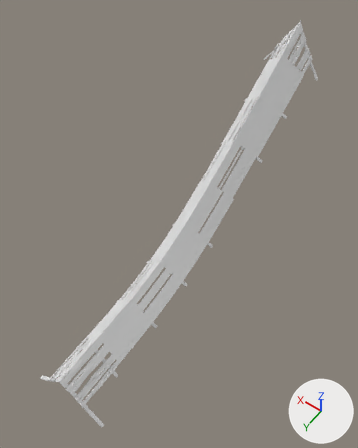
Before and after pictures for a commit that changed the FBX model csgo_addons/surf_castle/models/ramps/four_tower/four_tower.fbx.
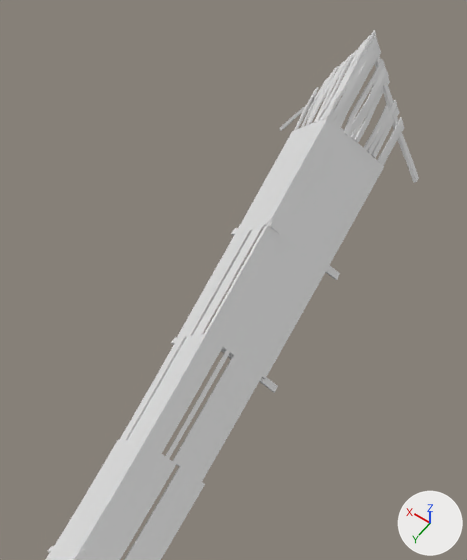
The first picture shows the older version from a 50 mm lens placed at (-14.0, 5.4, 33.6), pointed at (0.0, -14.1, 2.9). The close-ups show both versions on the part from 43% to 94% of the width and 2% to 51% of the height of that picture. The axes (+X, +Y, +Z) are drawn at lower right. The lights are the same throughout.

The first close-up shows 'lev_ramp.034', 'lev_ramp.039'.
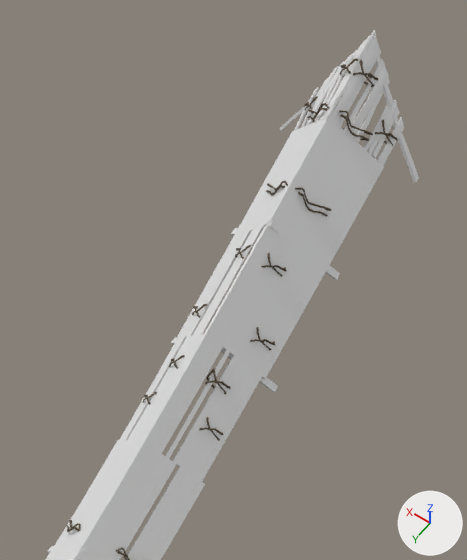
Boxes [x1, y1, x2, y2] around the edits, measured in the close-ups (467 x 560 px):
'Cylinder.029', added: after [116, 59, 398, 560]
'Cylinder.012', added: after [67, 58, 358, 532]

What the commit changed:
Picture 'ulztacqs_2K_Roughness.jpg' (img_ulztacqs_2k_roughness_jpg) is new.
Picture 'ulztacqs_2K_Albedo.jpg' (img_ulztacqs_2k_albedo_jpg) is new.
Material 'Rope' (mat_rope) is new.
Uses the picture img_ulztacqs_2k_albedo_jpg.
Uses the picture img_ulztacqs_2k_roughness_jpg.
Mesh me_cylinder_068 is new.
It has 3437 vertices, 3432 faces and spans x -1.9..0.1, y -30.9..-0.3, z -2.6..11.4.
It uses material mat_rope.
Object 'Cylinder.029' (ob_cylinder_029) is new; it shows me_cylinder_068.
Its location is (0.0, 0.0, 0.0).
Object 'Cylinder.012' (ob_cylinder_012) is new; it shows a copy of me_cylinder_068.
Its location is (0.0, 0.0, 0.0).
Its rotation in degrees is (-180, 0, 0).
Its scale is (-1.0, -1.0, -1.0).
